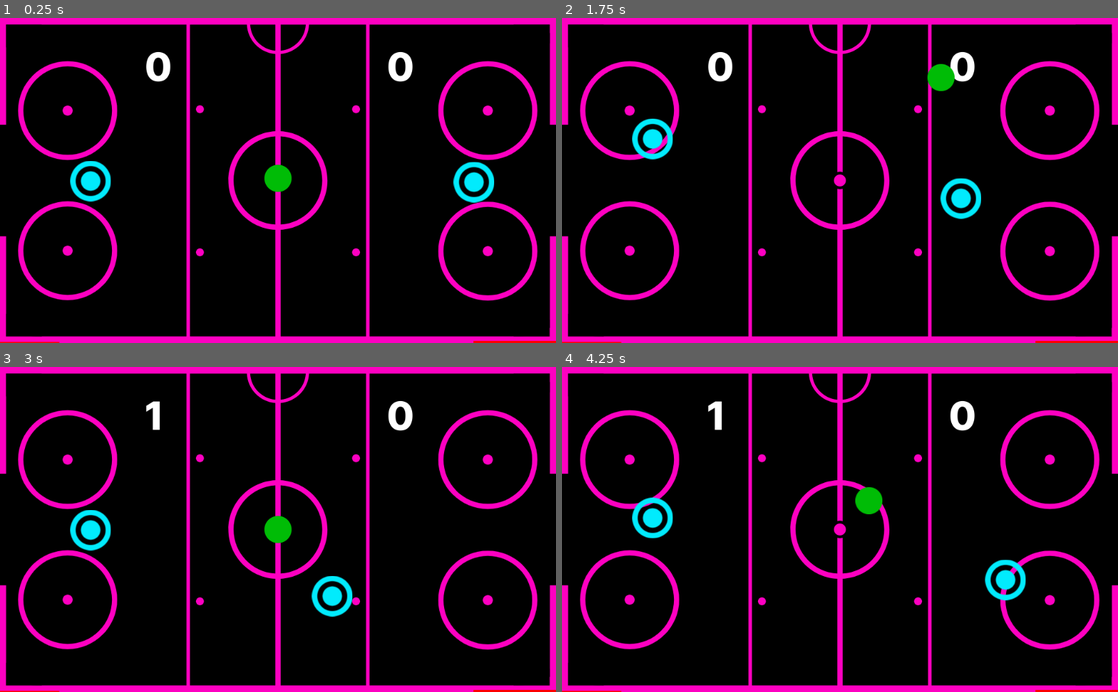
Above: before the commit, frames 1-4 (two rows, left to right).
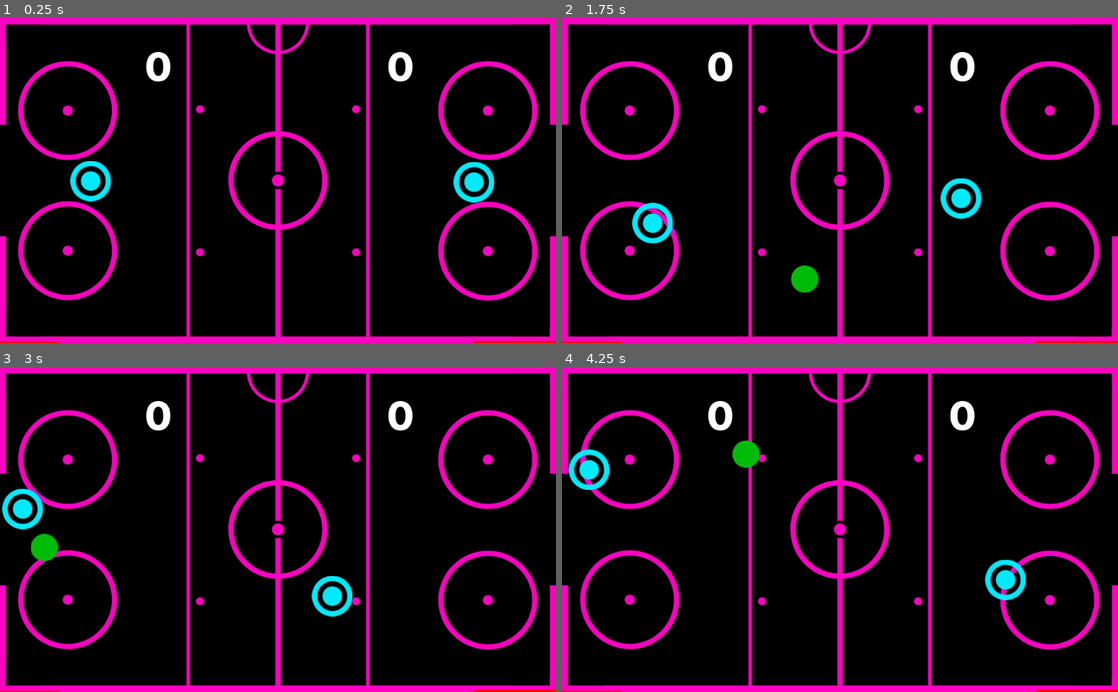
Above: after the commit, the same moments.

Repository: airpiazza/CS-4700-Pong
Game: Godot game, scene res://PongHockey/src/scenes/HockeyArena.tscn
Same seed, same stepped clock (60 frames per second), same inputs: the game is played once before the commit and once after it. This scene is started directly instead of the project's main scene. Sound files missing from this copy of the repository are replaced by a short silence.
Inputs (mouse positions are in pixels of both pictures, inside the frame that each line leads up to):
- Up to frame 1 (0.25 s): no input
- Up to frame 2 (1.75 s): tap Enter at 0.5 s; move the mouse to (962, 164) at 0.52 s; hold Up (ui_up) 0.53-1.28 s; tap Space at 1.25 s; move the mouse to (728, 196) at 1.27 s; hold Down (ui_down) from 1.28 s (still down)
- Up to frame 3 (3 s): move the mouse to (333, 458) at 2.02 s; release Down (ui_down) at 2.03 s; hold Up (ui_up) from 2.03 s (still down); move the mouse to (250, 594) at 2.77 s
- Up to frame 4 (4.25 s): move the mouse to (1006, 578) at 3.52 s; release Up (ui_up) at 3.53 s; hold Down (ui_down) from 3.53 s (still down)

The runs differ from the first frame. In frame 1, 0.3% of the frame differs, in the area x 47-53%, y 45-54%; in frame 2, 1.8%; in frame 3, 2.1%, in the area x 0-53%, y 10-60%; in frame 4, 2.1%.

Commit message:
fixed pong hockey ball spawning

Diff:
--- a/PongHockey/src/scripts/HockeyPuck.gd
+++ b/PongHockey/src/scripts/HockeyPuck.gd
@@ -14,12 +14,16 @@
 export var max_speed = 2000.0
 export var min_speed = 300.0
 var last_collider = null
+const AI_DIRECTION = -1
+const PLAYER_DIRECTION = 1
 
 # Called when the node enters the scene tree for the first time.
 func _ready():
 	random_number_generator.randomize()
+	toggle_puck_visibility(self)
 	yield(get_tree().create_timer(1.5), "timeout")
-	spawn_puck()
+	toggle_puck_visibility(self)
+	spawn_puck(AI_DIRECTION)
 
 # Called every frame. 'delta' is the elapsed time since the previous frame.
 func _physics_process(delta):
@@ -37,7 +41,7 @@
 		$hit_sound.play()
 		last_collider = collision.get_collider().get_child(1)
 		if collision.get_collider().name != "TileMap":
-			collision.get_collider().get_child(1).disabled = true
+			last_collider.disabled = true
 		last_collision_time = 0
 
 	if player_scored():
@@ -47,8 +51,10 @@
 		increase_player_score()
 		reposition_puck()
 		stop_puck()
+		toggle_puck_visibility(self)
 		yield(get_tree().create_timer(2.0), "timeout")
-		spawn_puck()
+		toggle_puck_visibility(self)
+		spawn_puck(AI_DIRECTION)
 		clear_particles()
 
 	if ai_scored():
@@ -58,8 +64,10 @@
 		increase_ai_score()
 		reposition_puck()
 		stop_puck()
+		toggle_puck_visibility(self)
 		yield(get_tree().create_timer(2.0), "timeout")
-		spawn_puck()
+		toggle_puck_visibility(self)
+		spawn_puck(PLAYER_DIRECTION)
 		clear_particles()
 
 	last_collision_time += delta
@@ -74,13 +82,13 @@
 #	print(velocity.x)
 
 
-func spawn_puck():
-	var x_random_direction = signs[random_number_generator.randi() % signs.size()]
-	var y_random_direction = signs[random_number_generator.randi() % signs.size()]
-	velocity = Vector2(x_random_direction, y_random_direction)*speed
+func spawn_puck(direction):
+	var y_random_direction = signs[random_number_generator.randi() % signs.size()]*speed
+	velocity = Vector2(direction,y_random_direction)
 
 func reposition_puck():
 	self.position.x = 512
+#	self.position.x = 700
 	self.position.y = 300
 #	self.position.y = random_number_generator.randi_range(0, 600)
 
@@ -99,6 +107,8 @@
 func stop_puck():
 	velocity = Vector2.ZERO
 
+func toggle_puck_visibility(puck):
+	puck.visible = !puck.visible
 #
 func degrade_velocity():
 	velocity = velocity.linear_interpolate(Vector2.ZERO,.0005)
